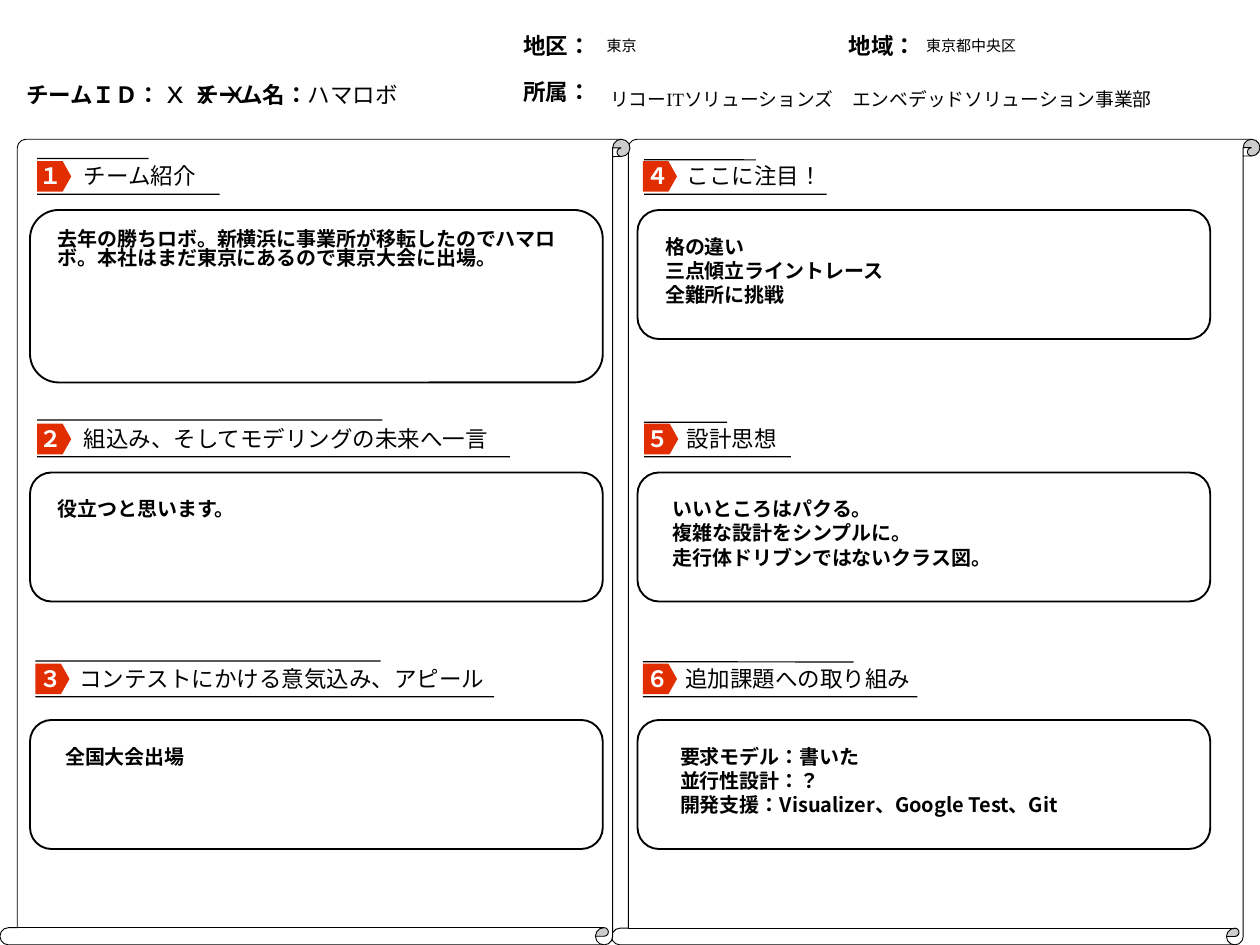
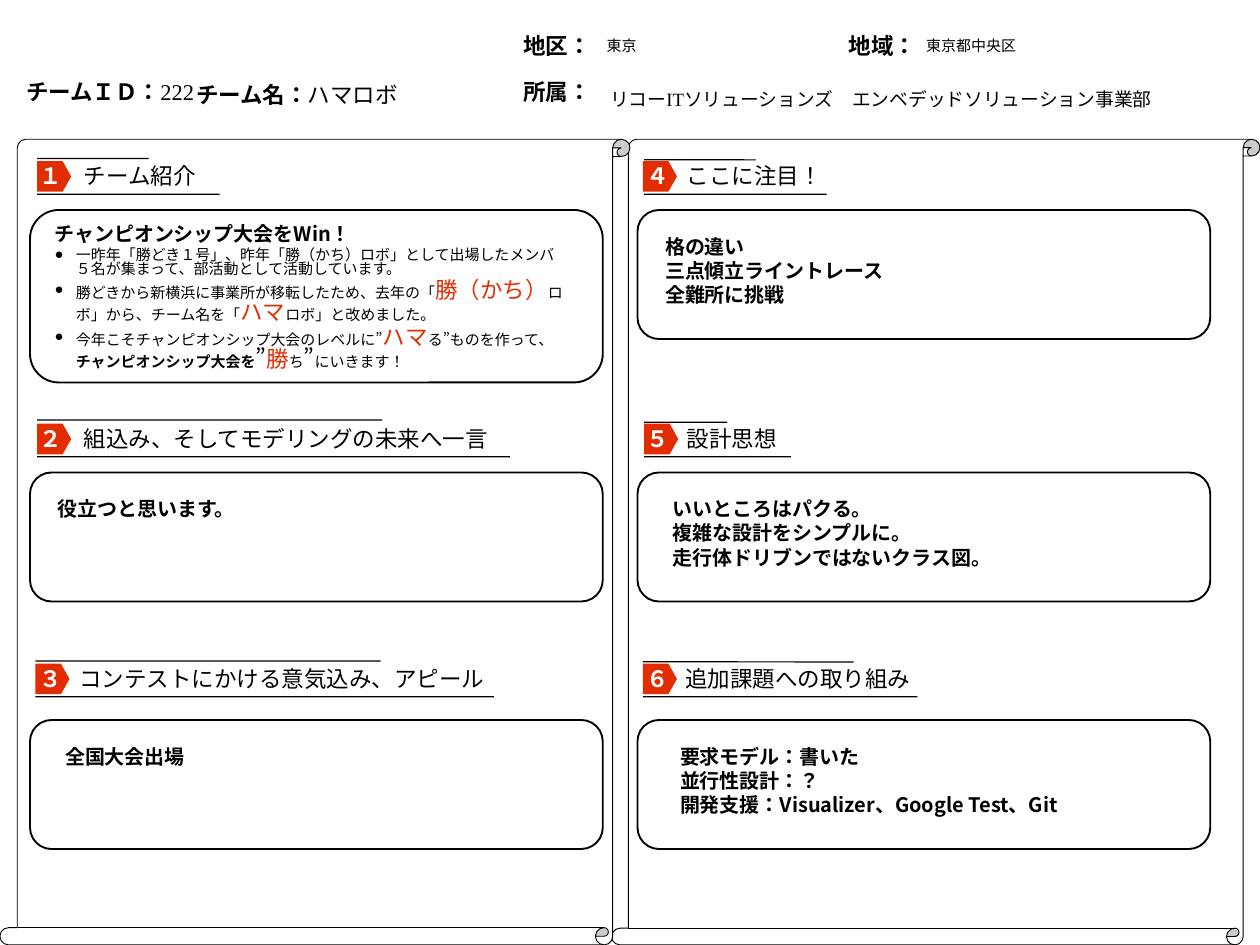
Before and after one commit to jrits/model2011, a slide deck: slide 2 of model_0/222_hamarobo_concept.ppt (slide 1 before the commit). Drawn at 1260x945 pixels with LibreOffice and Linux fonts; fonts in the diff are those of the drawing; background and template pictures are left out. Boxes give left, top, right and bottom in pixels: in the first picture for what was removed or moved away, otherwise in the second. Text is boxed around its words. In the diff, an @@ line names an element or a change of style, - is before the commit and + after.

```diff
--- a/model_0/222_hamarobo_concept.ppt
+++ b/model_0/222_hamarobo_concept.ppt
@@ text at bbox=[26, 82, 194, 101]: text changed @@
-チームＩＤ：ｘｘｘ
+チームＩＤ：222
@@ text at bbox=[55, 224, 563, 369]: text changed; size 16 to 12 pt; bold off @@
-去年の勝ちロボ。新横浜に事業所が移転したのでハマロボ。本社はまだ東京にあるので東京大会に出場。
+チャンピオンシップ大会をWin！
+● 一昨年「勝どき１号」、昨年「勝（かち）ロボ」として出場したメンバ５名が集まって、部活動として活動しています。
+● 勝どきから新横浜に事業所が移転したため、去年の「勝（かち）ロボ」から、チーム名を「ハマロボ」と改めました。
+● 今年こそチャンピオンシップ大会のレベルに”ハマる”ものを作って、チャンピオンシップ大会を”勝ち”にいきます！
```
Also in this commit, not shown: 1 other slide changed, 2 slides added, 1 other file.
